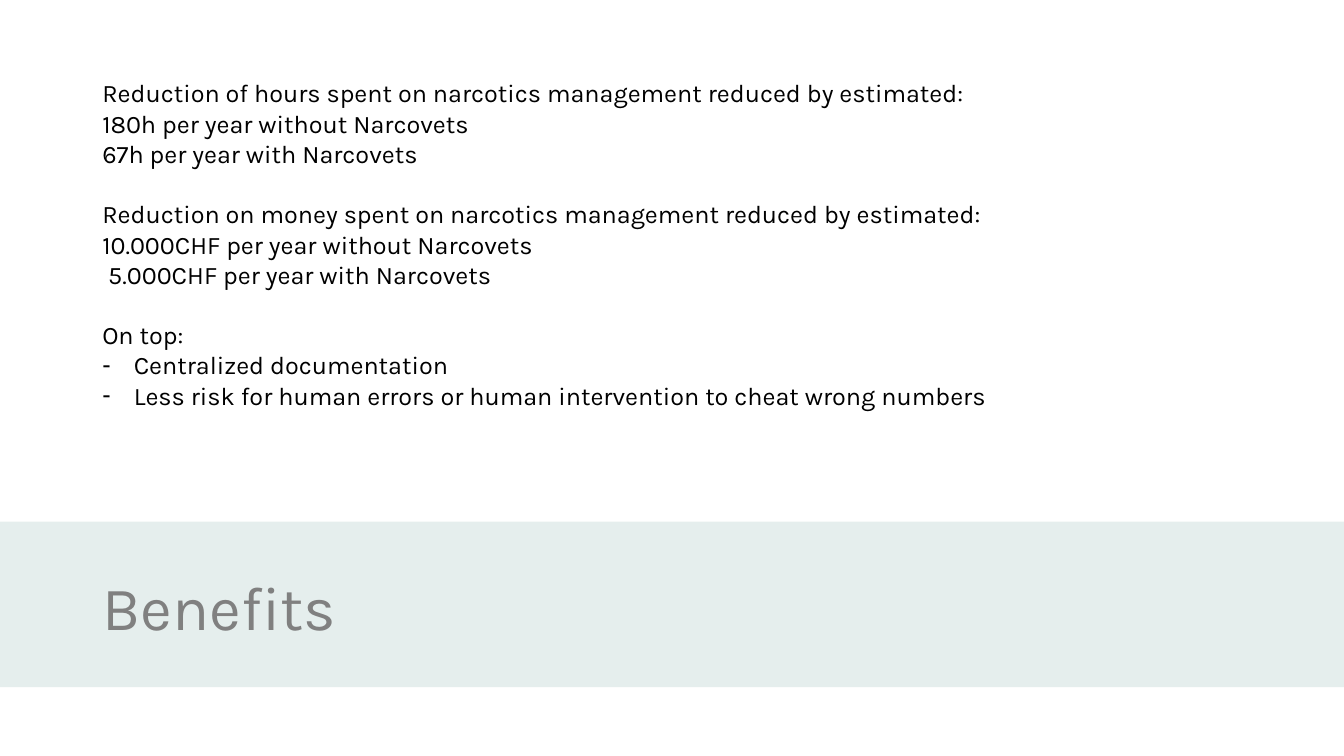
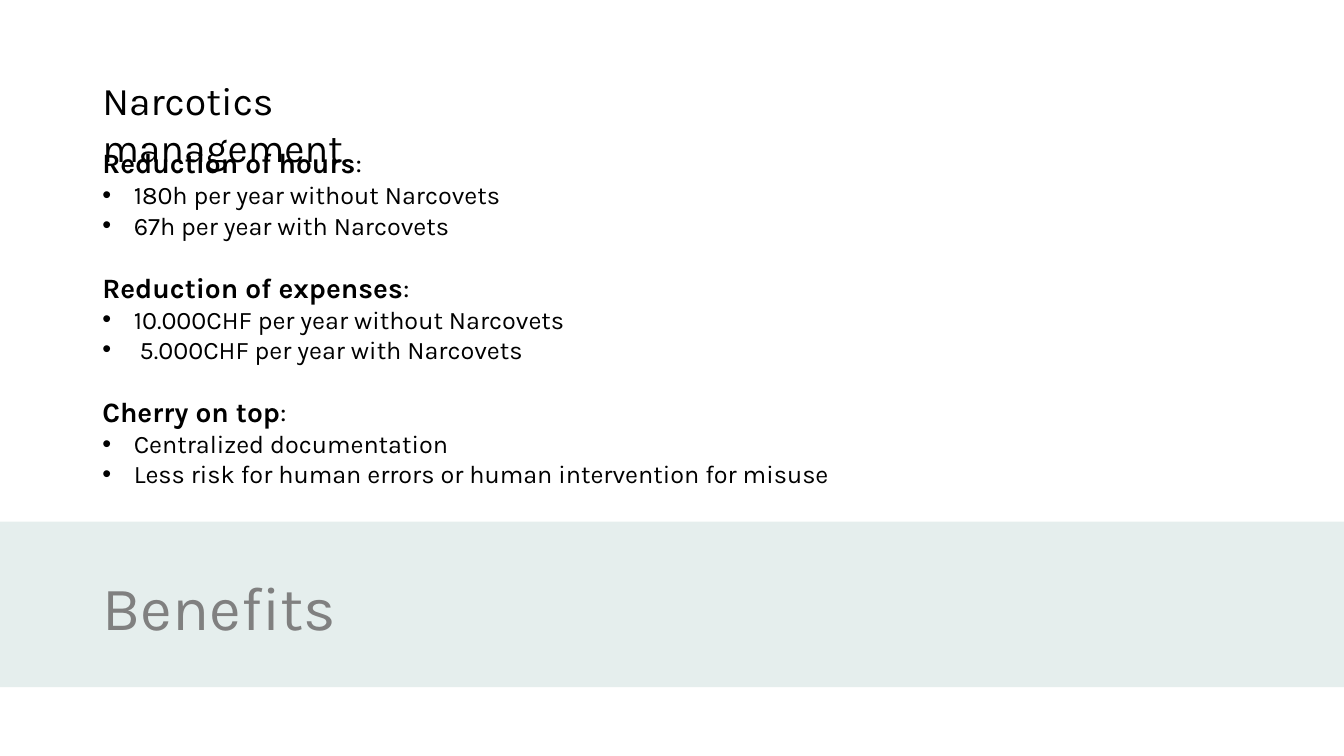
Before and after one commit to DigiBP/AS24TeamVector, a slide deck: slide 9 of presentation and documentation/Narcovet.pptx (slide 11 before the commit). Drawn at 1344x756 pixels with LibreOffice and Linux fonts; fonts in the diff are those of the drawing; background and template pictures are left out. Boxes give left, top, right and bottom in pixels: in the first picture for what was removed or moved away, otherwise in the second. Text is boxed around its words. In the diff, an @@ line names an element or a change of style, - is before the commit and + after.

```diff
--- a/presentation and documentation/Narcovet.pptx
+++ b/presentation and documentation/Narcovet.pptx
@@ text added at (x1=102, y1=88, x2=343, y2=172), 28 pt, text #000000 @@
+Narcotics management
@@ text "Reduction of hours:" moved from (x1=102, y1=84, x2=985, y2=411) to (x1=102, y1=148, x2=829, y2=484) @@
@@ text at (x1=102, y1=148, x2=362, y2=174): text changed; size 18 to 20 pt; bold on @@
-Reduction of hours spent on narcotics management reduced by estimated:
+Reduction of hours:
@@ text at (x1=134, y1=186, x2=564, y2=454): bullet none to •; bullet - to • @@
@@ text at (x1=102, y1=278, x2=410, y2=305): text changed; size 18 to 20 pt; bold on @@
-Reduction on money spent on narcotics management reduced by estimated:
+Reduction of expenses:
@@ text at (x1=102, y1=402, x2=287, y2=429): text changed; size 18 to 20 pt; bold on @@
-On top:
+Cherry on top:
@@ text at (x1=134, y1=465, x2=829, y2=484): text changed @@
-– Less risk for human errors or human intervention to cheat wrong numbers
+• Less risk for human errors or human intervention for misuse
```
Also in this commit, not shown: 3 other slides changed, 2 slides removed.
